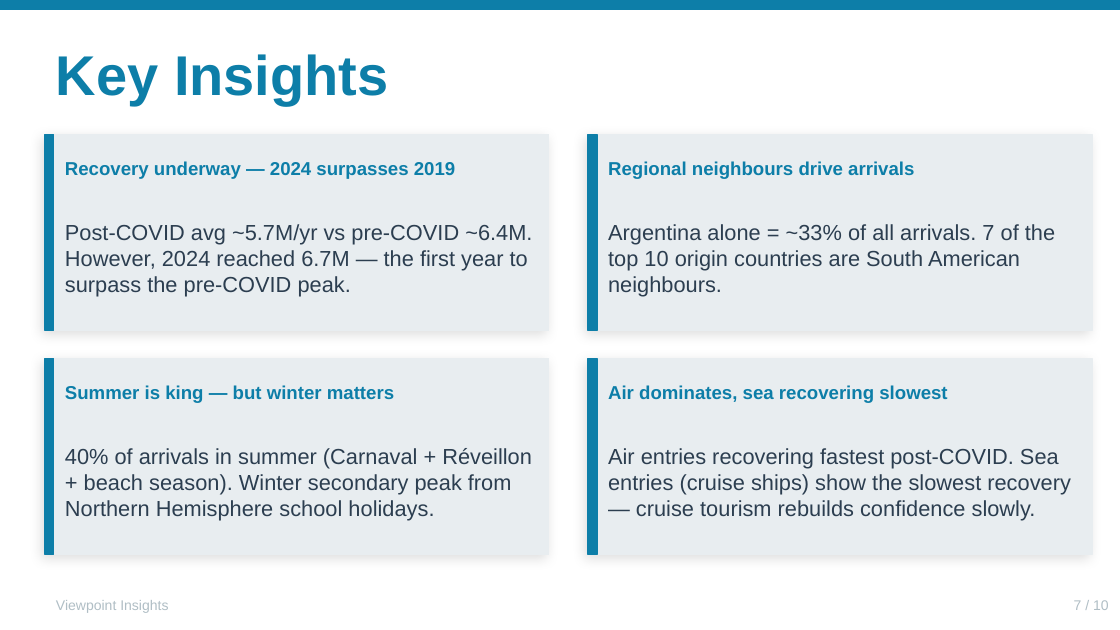
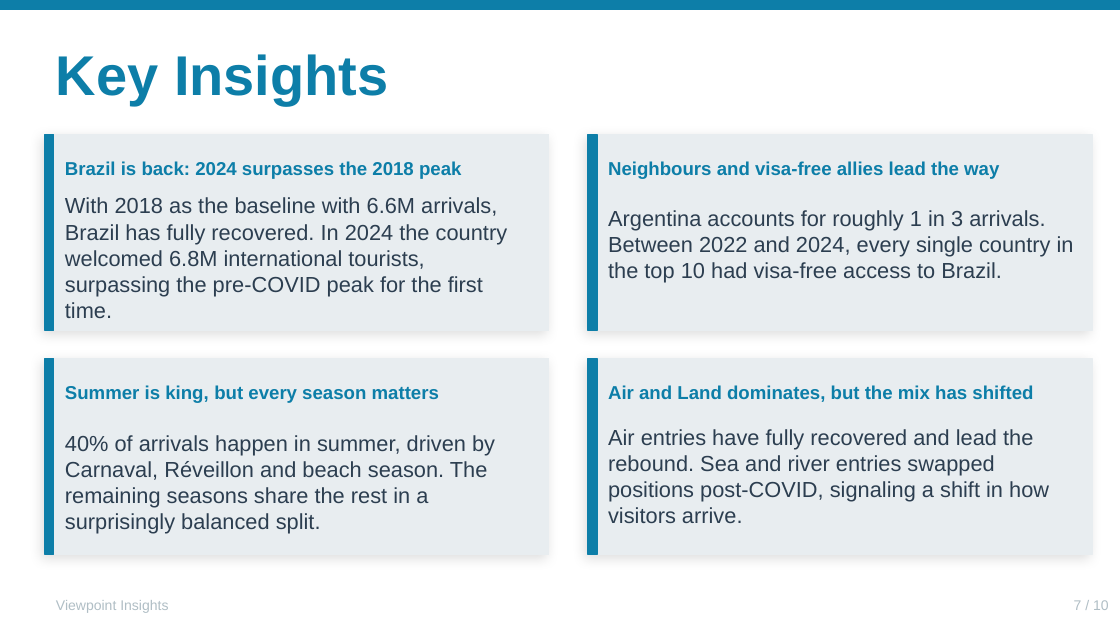
Before and after one commit to craftedbygaby/viewpoint_insights, a slide deck: slide 7 of brazils_road_back_presentation.pptx. Drawn at 1120x630 pixels with LibreOffice and Linux fonts; fonts in the diff are those of the drawing. Boxes give left, top, right and bottom in pixels: in the first picture for what was removed or moved away, otherwise in the second. Text is boxed around its words. In the diff, an @@ line names an element or a change of style, - is before the commit and + after.

Commit message:
final presentation

```diff
--- a/brazils_road_back_presentation.pptx
+++ b/brazils_road_back_presentation.pptx
@@ text at [65,161,461,179]: text changed @@
-Recovery underway — 2024 surpasses 2019
+Brazil is back: 2024 surpasses the 2018 peak
@@ text at [608,161,999,179]: text changed @@
-Regional neighbours drive arrivals
+Neighbours and visa-free allies lead the way
@@ text at [65,197,507,318]: text changed @@
-Post-COVID avg ~5.7M/yr vs pre-COVID ~6.4M. However, 2024 reached 6.7M — the first year to surpass the pre-COVID peak.
+With 2018 as the baseline with 6.6M arrivals, Brazil has fully recovered. In 2024 the country welcomed 6.8M international tourists, surpassing the pre-COVID peak for the first time.
@@ text at [608,210,1074,283]: text changed @@
-Argentina alone = ~33% of all arrivals. 7 of the top 10 origin countries are South American neighbours.
+Argentina accounts for roughly 1 in 3 arrivals. Between 2022 and 2024, every single country in the top 10 had visa-free access to Brazil.
@@ text at [65,385,439,403]: text changed @@
-Summer is king — but winter matters
+Summer is king, but every season matters
@@ text at [608,385,1033,402]: text changed @@
-Air dominates, sea recovering slowest
+Air and Land dominates, but the mix has shifted
@@ text at [65,435,495,534]: text changed @@
-40% of arrivals in summer (Carnaval + Réveillon + beach season). Winter secondary peak from Northern Hemisphere school holidays.
+40% of arrivals happen in summer, driven by Carnaval, Réveillon and beach season. The remaining seasons share the rest in a surprisingly balanced split.
@@ text at [608,429,1049,523]: text changed @@
-Air entries recovering fastest post-COVID. Sea entries (cruise ships) show the slowest recovery — cruise tourism rebuilds confidence slowly.
+Air entries have fully recovered and lead the rebound. Sea and river entries swapped positions post-COVID, signaling a shift in how visitors arrive.
```
Also in this commit, not shown: 2 other slides changed, 4 other files.
